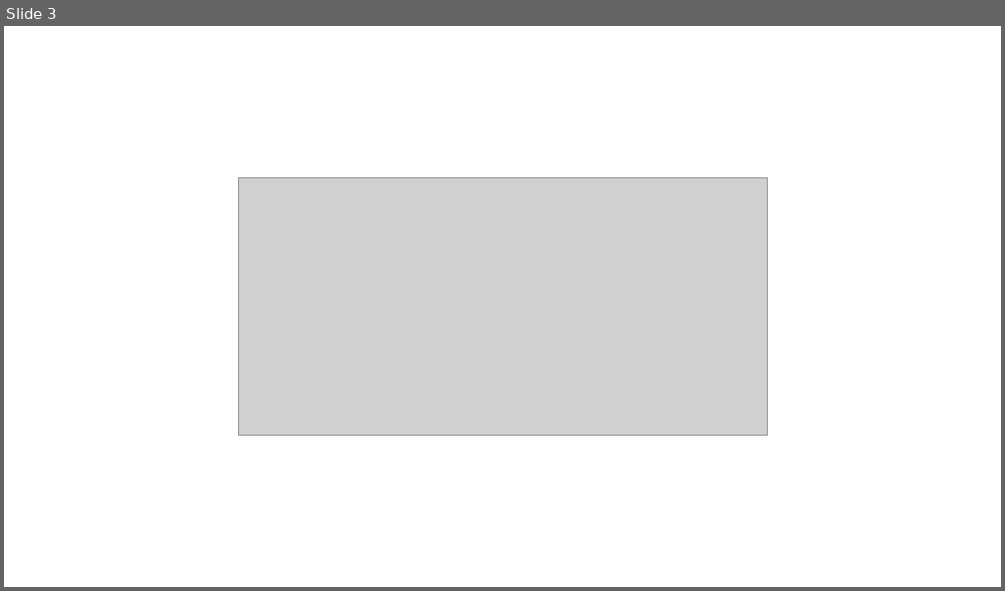
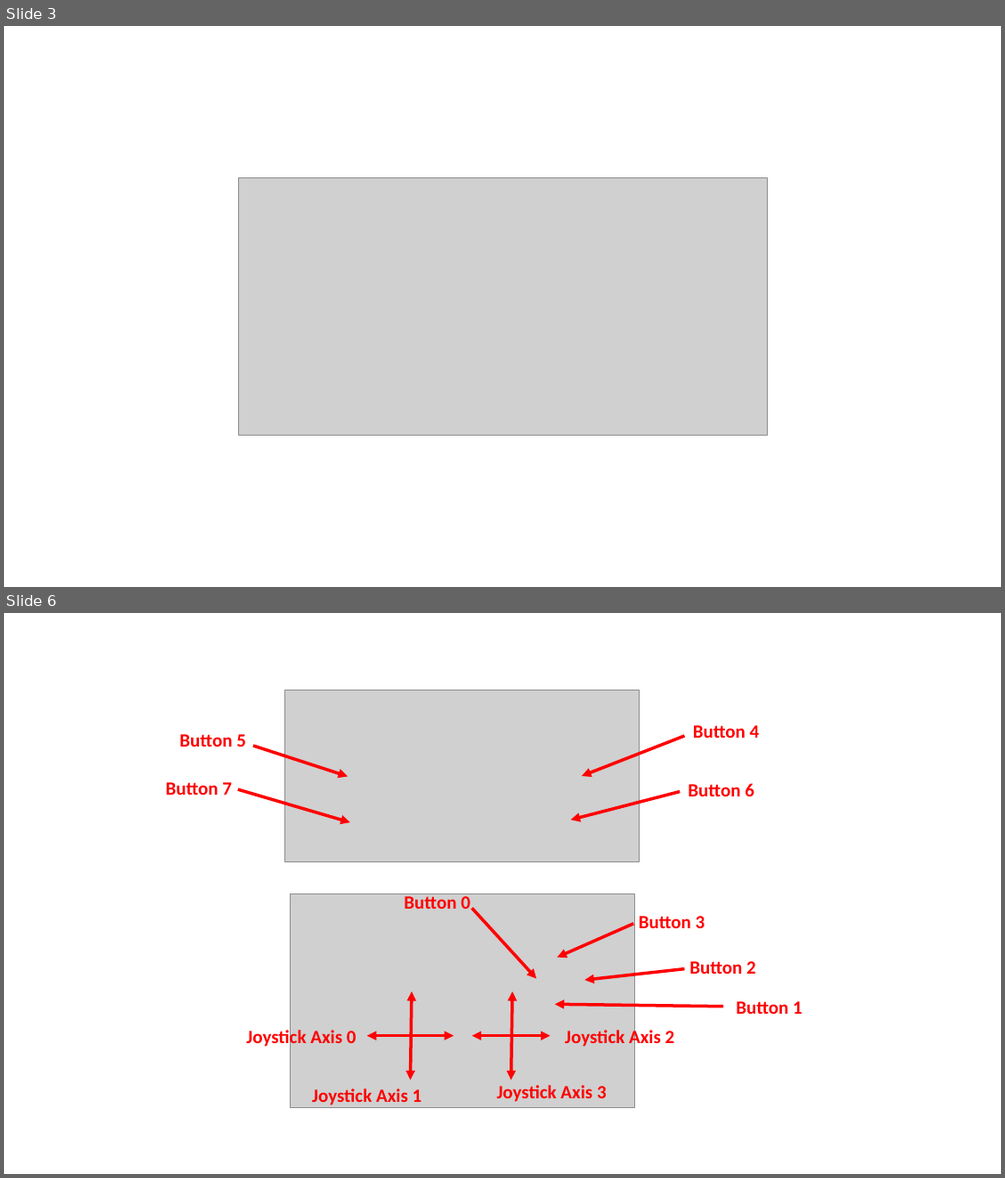
Before and after one commit to ramonarampage1159/2022-Rapid-React-Documents, a slide deck: 2022 Joystick.pptx. Shown one above the other, each under a label of ours: slide 3 before the commit, slides 3 and 6 after it; the slides between them are not shown. The pictures are 1005x591 and 1005x1178 pixels, drawn with LibreOffice and Linux fonts; fonts in the diff are those of the drawing; grey boxes stand for pictures. Boxes give left, top, right and bottom in pixels: in the first picture for what was removed or moved away, otherwise in the second. Text is boxed around its words. In the diff, an @@ line names an element or a change of style, - is before the commit and + after.

Commit message:
Assigned buttons

```diff
--- a/2022 Joystick.pptx
+++ b/2022 Joystick.pptx
@@ slide 6 added at (4, 613, 1001, 1174), background #FFFFFF @@
@@ picture added at (285, 690, 639, 862) @@
@@ text added at (179, 734, 246, 747), 18 pt, text #FF0000, bold @@
+Button 5
@@ arrow added from (253, 746) to (348, 776), #FF0000 3 pt @@
@@ arrow added from (685, 736) to (582, 776), #FF0000 3 pt @@
@@ text added at (693, 725, 760, 738), 18 pt, text #FF0000, bold @@
+Button 4
@@ text added at (166, 782, 232, 795), 18 pt, text #FF0000, bold @@
+Button 7
@@ arrow added from (238, 789) to (350, 822), #FF0000 3 pt @@
@@ arrow added from (680, 792) to (571, 819), #FF0000 3 pt @@
@@ text added at (688, 783, 754, 796), 18 pt, text #FF0000, bold @@
+Button 6
@@ picture added at (291, 893, 634, 1108) @@
@@ text added at (404, 892, 470, 908), 18 pt, text #FF0000, bold @@
+Button 0
@@ arrow added from (472, 908) to (536, 979), #FF0000 3 pt @@
@@ arrow added from (633, 924) to (558, 957), #FF0000 3 pt @@
@@ text added at (639, 916, 705, 928), 18 pt, text #FF0000, bold @@
+Button 3
@@ arrow added from (685, 969) to (585, 981), #FF0000 3 pt @@
@@ text added at (689, 961, 756, 973), 18 pt, text #FF0000, bold @@
+Button 2
@@ double arrow added from (412, 991) to (410, 1079), #FF0000 3 pt @@
@@ double arrow added from (512, 991) to (511, 1079), #FF0000 3 pt @@
@@ arrow added from (723, 1006) to (555, 1004), #FF0000 3 pt @@
@@ text added at (736, 1001, 802, 1013), 18 pt, text #FF0000, bold @@
+Button 1
@@ text added at (246, 1027, 356, 1048), 18 pt, text #FF0000, bold @@
+Joystick Axis 0
@@ double arrow added from (367, 1036) to (453, 1036), #FF0000 3 pt @@
@@ double arrow added from (472, 1036) to (550, 1036), #FF0000 3 pt @@
@@ text added at (565, 1027, 675, 1048), 18 pt, text #FF0000, bold @@
+Joystick Axis 2
@@ text added at (312, 1088, 422, 1108), 18 pt, text #FF0000, bold @@
+Joystick Axis 1
@@ text added at (497, 1085, 607, 1102), 18 pt, text #FF0000, bold @@
+Joystick Axis 3
```
Also in this commit, not shown: 2 other slides added, 1 slide removed.
